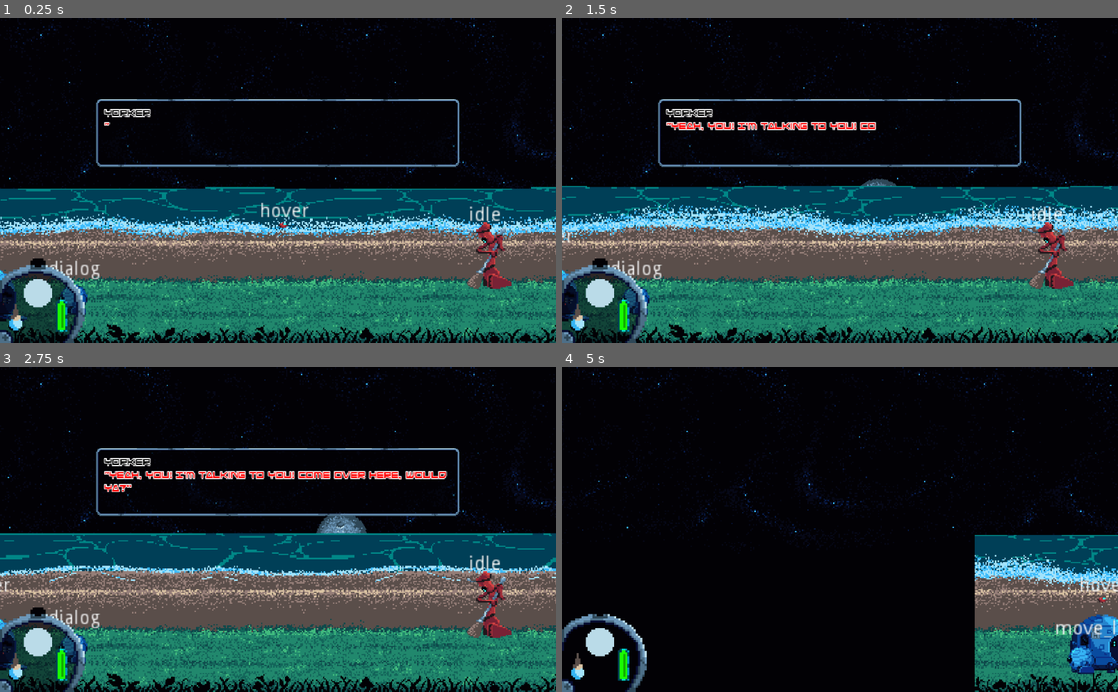
Above: before the commit, frames 1-4 (two rows, left to right).
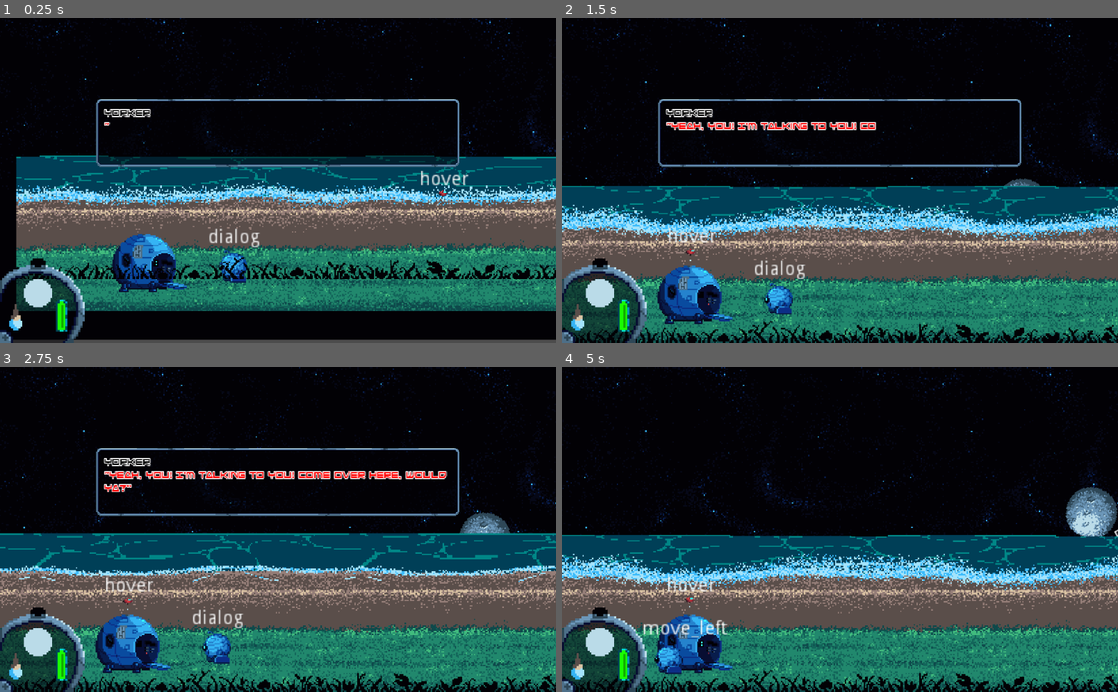
Above: after the commit, the same moments.

Repository: GeekzGamingz/Myunjoule
Game: Godot game, scene res://source/Levels/Moon.tscn
The game is run twice, just before and just after one commit, with the same random seed, the same clock (stepped at 60 frames per second) and the same inputs. The engine's default icon, where the game draws it, is replaced by a stand-in: a white triangle on a blue panel in a dark square.
Inputs:
- Up to frame 1 (0.25 s): no input
- Up to frame 2 (1.5 s): hold D (move_right) 0.53-1.28 s; hold E (activate) 0.53-1.28 s; hold S (move_backward) from 1.28 s (still down); tap Tab (expo_tab) at 1.35 s
- Up to frame 3 (2.75 s): release S (move_backward) at 2.03 s; hold D (move_right) from 2.03 s (still down); tap 1 (select_choice_1) at 2.1 s
- Up to frame 4 (5 s): release D (move_right) at 2.78 s; hold W (move_forward) 2.78-3.53 s; tap 2 (select_choice_2) at 2.85 s; hold E (activate) 3.53-4.28 s; hold A (move_left) from 3.53 s (still down); tap Tab (expo_tab) at 4.35 s

The runs differ from the first frame. In frame 1, 48% of the frame differs, in the area x 0-100%, y 0-100%; in frame 2, 23%; in frame 3, 22%; in frame 4, 41%.

Commit message:
Grid Snapper Implemented Successfully w/ Parallax

Diff:
--- a/source/Actors/Player/Player.tscn
+++ b/source/Actors/Player/Player.tscn
@@ -11,12 +11,15 @@
 [ext_resource path="res://icon.png" type="Texture" id=9]
 [ext_resource path="res://source/UI/GridSnapper/GridSnapper.tscn" type="PackedScene" id=10]
 
+[sub_resource type="CapsuleShape2D" id=5]
+radius = 2.99999
+height = 11.0
+
 [sub_resource type="CircleShape2D" id=6]
 radius = 12.0416
 
-[sub_resource type="CapsuleShape2D" id=5]
-radius = 2.99999
-height = 11.0
+[sub_resource type="CircleShape2D" id=7]
+radius = 118.004
 
 [sub_resource type="Animation" id=4]
 length = 0.001
@@ -76,9 +79,6 @@
 
 [sub_resource type="AnimationNodeStateMachinePlayback" id=3]
 
-[sub_resource type="CircleShape2D" id=7]
-radius = 118.004
-
 [node name="Player" type="KinematicBody2D"]
 collision_layer = 2
 collision_mask = 29
@@ -93,12 +93,14 @@
 flip_h = true
 hframes = 4
 
-[node name="PlayerArea" type="Area2D" parent="."]
-collision_layer = 2
-collision_mask = 29
-
-[node name="CollisionShape2D" type="CollisionShape2D" parent="PlayerArea"]
-shape = SubResource( 6 )
+[node name="StateOutput" type="Label" parent="."]
+margin_left = -20.0
+margin_top = -28.0
+margin_right = 20.0
+margin_bottom = -14.0
+text = "State"
+align = 1
+valign = 1
 
 [node name="CollisionShape2D" type="CollisionShape2D" parent="."]
 visible = false
@@ -107,15 +109,31 @@
 shape = SubResource( 5 )
 
 [node name="GridSnapper" parent="." instance=ExtResource( 10 )]
+collision_layer = 2
+collision_mask = 16
 
-[node name="StateOutput" type="Label" parent="."]
-margin_left = -20.0
-margin_top = -28.0
-margin_right = 20.0
-margin_bottom = -14.0
-text = "State"
-align = 1
-valign = 1
+[node name="PlayerArea" type="Area2D" parent="."]
+collision_layer = 2
+collision_mask = 29
+
+[node name="CollisionShape2D" type="CollisionShape2D" parent="PlayerArea"]
+shape = SubResource( 6 )
+
+[node name="GrapplingHook" parent="." instance=ExtResource( 7 )]
+
+[node name="PoiDetection" type="Area2D" parent="."]
+
+[node name="CollisionShape2D" type="CollisionShape2D" parent="PoiDetection"]
+shape = SubResource( 7 )
+
+[node name="ExpoAnchor" type="Node2D" parent="."]
+position = Vector2( 30, -25 )
+script = ExtResource( 8 )
+
+[node name="Sprite" type="Sprite" parent="ExpoAnchor"]
+visible = false
+scale = Vector2( 0.1, 0.1 )
+texture = ExtResource( 9 )
 
 [node name="AnimationPlayers" type="Node2D" parent="."]
 
@@ -134,22 +152,6 @@
 anim_player = NodePath("../SpritePlayer")
 parameters/playback = SubResource( 3 )
 
-[node name="GrapplingHook" parent="." instance=ExtResource( 7 )]
-
-[node name="ExpoAnchor" type="Node2D" parent="."]
-position = Vector2( 30, -25 )
-script = ExtResource( 8 )
-
-[node name="Sprite" type="Sprite" parent="ExpoAnchor"]
-visible = false
-scale = Vector2( 0.1, 0.1 )
-texture = ExtResource( 9 )
-
-[node name="PoiDetection" type="Area2D" parent="."]
-
-[node name="CollisionShape2D" type="CollisionShape2D" parent="PoiDetection"]
-shape = SubResource( 7 )
-
 [node name="Timers" type="Node2D" parent="."]
 
 [node name="iFrameTimer" type="Timer" parent="Timers"]
@@ -159,4 +161,14 @@
 wait_time = 0.1
 one_shot = true
 
+[node name="MainCamera" type="Camera2D" parent="."]
+current = true
+zoom = Vector2( 0.4, 0.4 )
+limit_left = -720
+limit_top = -120
+limit_right = 720
+limit_bottom = 120
+limit_smoothed = true
+smoothing_enabled = true
+
 [connection signal="area_entered" from="PlayerArea" to="." method="_on_PlayerArea_area_entered"]
--- a/source/Levels/Moon.tscn
+++ b/source/Levels/Moon.tscn
@@ -1,10 +1,17 @@
-[gd_scene load_steps=4 format=2]
+[gd_scene load_steps=5 format=2]
 
 [ext_resource path="res://source/Levels/Level_Beach.tscn" type="PackedScene" id=1]
 [ext_resource path="res://assets/Foregrounds/Beach/area1-Foreground-Shadows.png" type="Texture" id=2]
 [ext_resource path="res://assets/Backgrounds/area1-Starry-Sheet.png" type="Texture" id=3]
 
+[sub_resource type="RectangleShape2D" id=1]
+extents = Vector2( 120, 12 )
+
 [node name="Moon" type="Node2D"]
+__meta__ = {
+"_edit_horizontal_guides_": [ -120.0, 120.0 ],
+"_edit_vertical_guides_": [ -720.0, 722.0, 746.0, 770.0, 672.0 ]
+}
 
 [node name="ParallaxBackground" type="ParallaxBackground" parent="."]
 
@@ -28,3 +35,47 @@
 texture = ExtResource( 2 )
 
 [node name="Level_Beach" parent="." instance=ExtResource( 1 )]
+
+[node name="Transitions" type="Node2D" parent="."]
+__meta__ = {
+"_edit_horizontal_guides_": [ -120.0, 120.0 ],
+"_edit_vertical_guides_": [ 12.0, -12.0 ]
+}
+
+[node name="BeachToTown" type="Area2D" parent="Transitions"]
+position = Vector2( -12, 4 )
+collision_layer = 16
+collision_mask = 2
+
+[node name="CollisionShape2D" type="CollisionShape2D" parent="Transitions/BeachToTown"]
+position = Vector2( 722, -4 )
+rotation = -1.5708
+shape = SubResource( 1 )
+
+[node name="ResetCollisions" type="Area2D" parent="Transitions/BeachToTown"]
+position = Vector2( 794, -4 )
+collision_layer = 16
+collision_mask = 2
+
+[node name="CollisionShape2D" type="CollisionShape2D" parent="Transitions/BeachToTown/ResetCollisions"]
+rotation = -1.5708
+shape = SubResource( 1 )
+
+[node name="TownToBeach" type="Area2D" parent="Transitions"]
+position = Vector2( 12, 3 )
+collision_layer = 16
+collision_mask = 2
+
+[node name="CollisionShape2D" type="CollisionShape2D" parent="Transitions/TownToBeach"]
+position = Vector2( 722, -3 )
+rotation = -1.5708
+shape = SubResource( 1 )
+
+[node name="ResetCollisions" type="Area2D" parent="Transitions/TownToBeach"]
+position = Vector2( 648, -3 )
+collision_layer = 16
+collision_mask = 2
+
+[node name="CollisionShape2D" type="CollisionShape2D" parent="Transitions/TownToBeach/ResetCollisions"]
+rotation = -1.5708
+shape = SubResource( 1 )
--- /dev/null
+++ b/source/UI/GridSnapper/BU_GridSnapper.gd
@@ -0,0 +1,41 @@
+extends Position2D
+
+var grid_size = Vector2()
+var grid_position = Vector2()
+var current_zone
+var zone = "Beach"
+
+onready var parent = self.get_parent()
+
+# Called when the node enters the scene tree for the first time.
+func _ready():
+	grid_size = get_camera_size()
+	set_as_toplevel(true)
+	update_grid_position()
+
+func _physics_process(delta):
+#	if current_zone != zone:
+		update_grid_position()
+
+# Move along the grid.
+func update_grid_position():
+	# Check to make sure that the grid size is the same as what the camera can see.
+	if grid_size != get_camera_size():
+		grid_size = get_camera_size()
+
+	# Get the new grid position for this frame...
+	var x = round(parent.position.x / grid_size.x)
+	var y = round(parent.position.y / grid_size.y)
+	var new_grid_position = Vector2(x, y)
+
+	# If the new grid position for the frame is the same as the current grid position, do nothing.
+	if grid_position == new_grid_position:
+		return
+
+	# Update the grid position if they are not the same and move the camera to the new grid cell.
+	grid_position = new_grid_position
+	self.position = grid_position * grid_size
+
+# Return the current size of what the camera can see.
+func get_camera_size():
+	return get_viewport().size * $MainCamera.zoom
--- a/source/UI/GridSnapper/GridSnapper.gd
+++ b/source/UI/GridSnapper/GridSnapper.gd
@@ -1,38 +1,20 @@
-extends Position2D
-
-var grid_size = Vector2()
-var grid_position = Vector2()
-
-onready var parent = self.get_parent()
-
-# Called when the node enters the scene tree for the first time.
-func _ready():
-	grid_size = get_camera_size()
-	set_as_toplevel(true)
-	update_grid_position()
-
-func _physics_process(delta):
-	update_grid_position()
-
-# Move along the grid.
-func update_grid_position():
-	# Check to make sure that the grid size is the same as what the camera can see.
-	if grid_size != get_camera_size():
-		grid_size = get_camera_size()
-
-	# Get the new grid position for this frame...
-	var x = round(parent.position.x / grid_size.x)
-	var y = round(parent.position.y / grid_size.y)
-	var new_grid_position = Vector2(x, y)
-
-	# If the new grid position for the frame is the same as the current grid position, do nothing.
-	if grid_position == new_grid_position:
-		return
-
-	# Update the grid position if they are not the same and move the camera to the new grid cell.
-	grid_position = new_grid_position
-	self.position = grid_position * grid_size
-
-# Return the current size of what the camera can see.
-func get_camera_size():
-	return get_viewport().size * $MainCamera.zoom
+extends Area2D
+#-------------------------------------------------------------------------------------------------#
+#Variables
+#OnReady Variables
+onready var camera = get_parent().get_node("MainCamera")
+onready var transitions = get_tree().root.get_node("Moon/Transitions")
+#-------------------------------------------------------------------------------------------------#
+func _on_GridSnapper_area_entered(area: Area2D) -> void:
+	match(area.name):
+		"ResetCollisions":
+			transitions.get_node("TownToBeach/CollisionShape2D").set_deferred("disabled", false)
+			transitions.get_node("BeachToTown/CollisionShape2D").set_deferred("disabled", false)
+		"BeachToTown":
+			camera.limit_left = 720
+			camera.limit_right = 2160
+			transitions.get_node("TownToBeach/CollisionShape2D").set_deferred("disabled", true)
+		"TownToBeach":
+			camera.limit_left = -720
+			camera.limit_right = 720
+			transitions.get_node("BeachToTown/CollisionShape2D").set_deferred("disabled", true)
--- a/source/UI/GridSnapper/GridSnapper.tscn
+++ b/source/UI/GridSnapper/GridSnapper.tscn
@@ -1,12 +1,19 @@
-[gd_scene load_steps=2 format=2]
+[gd_scene load_steps=3 format=2]
 
 [ext_resource path="res://source/UI/GridSnapper/GridSnapper.gd" type="Script" id=1]
 
-[node name="GridSnapper" type="Position2D"]
+[sub_resource type="RectangleShape2D" id=1]
+extents = Vector2( 12, 12 )
+
+[node name="GridSnapper" type="Area2D"]
 script = ExtResource( 1 )
+__meta__ = {
+"_edit_horizontal_guides_": [ -120.0, 120.0, -12.0, 12.0 ],
+"_edit_vertical_guides_": [ 12.0, -12.0 ]
+}
 
-[node name="MainCamera" type="Camera2D" parent="."]
-current = true
-zoom = Vector2( 0.4, 0.4 )
-limit_top = -120
-limit_bottom = 120
+[node name="CollisionShape2D" type="CollisionShape2D" parent="."]
+shape = SubResource( 1 )
+one_way_collision_margin = 0.0
+
+[connection signal="area_entered" from="." to="." method="_on_GridSnapper_area_entered"]
